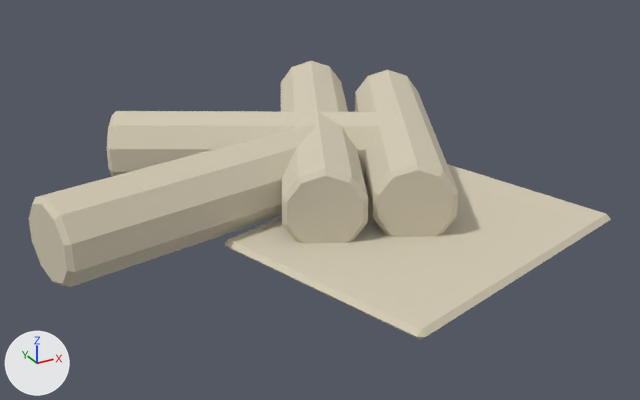
What one commit did to the glTF model assets/models/p_scrolls.glb.
One viewpoint serves both versions: a 50 mm lens placed at (-0.339, -0.653, 0.319), pointed at (-0.005, -0.045, 0.015). Arrows for +X, +Y and +Z are at lower left; the lights stay in place. The picture after the commit comes second. Vertices at exactly the same position are counted once.

The first picture shows 'scrolls'.
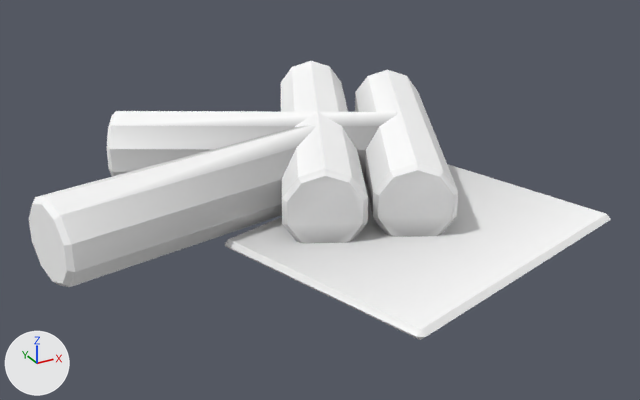
Boxes [x1, y1, x2, y2] around the edits, measured in the pictures (640 x 400 px):
```json
{"object": "scrolls", "change": "recoloured", "before": [29, 61, 611, 340], "after": [29, 61, 611, 340], "on screen": "grey to white"}
{"part": 1, "of": "me_cone", "change": "recoloured", "before": [38, 92, 457, 329], "after": [38, 92, 457, 329], "on screen": "white to light grey"}
{"part": 2, "of": "me_cone", "change": "recoloured", "before": [107, 61, 606, 340], "after": [107, 61, 606, 340]}
{"part": 3, "of": "me_cone", "change": "recoloured", "before": [302, 159, 395, 243], "after": [302, 159, 395, 243]}
```

Scene script edits in JSON lines:
```json
{"op": "remove", "block": "mat_scrolls", "code": "n2 = _N.new('ShaderNodeMix'); n2.name = 'Mix'"}
{"op": "remove", "block": "mat_scrolls", "code": "n2.data_type = 'RGBA'"}
{"op": "remove", "block": "mat_scrolls", "code": "n2.blend_type = 'MULTIPLY'"}
{"op": "remove", "block": "mat_scrolls", "code": "n2.inputs[0].default_value = 1.0  # 'Factor'"}
{"op": "remove", "block": "mat_scrolls", "code": "n2.inputs[7].default_value = (0.66, 0.6, 0.46, 1.0)  # 'B', pale yellow #d4cbb5"}
{"block": "mat_scrolls", "where": "n0 = _N.new('ShaderNodeBsdfPrincipled'); n0.name = 'Principled BSDF'"}
{"block": "mat_scrolls", "where": "n3 = _N.new('ShaderNodeVertexColor'); n3.name = 'Color Attribute'"}
{"op": "remove", "block": "mat_scrolls", "code": "_L.new(n2.outputs[2], n0.inputs[0])  # 'Result' to 'Base Color'"}
{"op": "remove", "block": "mat_scrolls", "code": "_L.new(n3.outputs[0], n2.inputs[6])  # 'Color' to 'A'"}
{"op": "add", "block": "mat_scrolls", "code": "_L.new(n3.outputs[0], n0.inputs[0])  # 'Color' to 'Base Color'"}
{"block": "me_cone", "where": "me_cone.from_pydata(...)  # 176 vertices, 332 faces; spans x -0.241..0.203, y -0.253..0.197, z 0.0..0.07"}
{"block": "me_cone", "where": "# used by ob_scrolls; location = (0.0, 0.0, 0.0)"}
{"block": "me_cone", "change": "me_cone part 1: 95 faces centred in x -0.158..0.143, y -0.146..0.126, z 0.002..0.068 are repainted in the vertex colours; the middle colour goes from white #ffffff to light grey #bfbfbf"}
{"block": "me_cone", "change": "me_cone part 2: 65 faces centred in x -0.148..0.181, y -0.189..0.125, z 0.002..0.068 are repainted in the vertex colours; the middle colour goes from white #ffffff to white #efefef"}
{"block": "me_cone", "change": "me_cone part 3: 53 faces centred in x -0.046..0.108, y -0.125..0.021, z 0.007..0.063 are repainted in the vertex colours; the middle colour goes from white #ffffff to grey #999999"}
```
